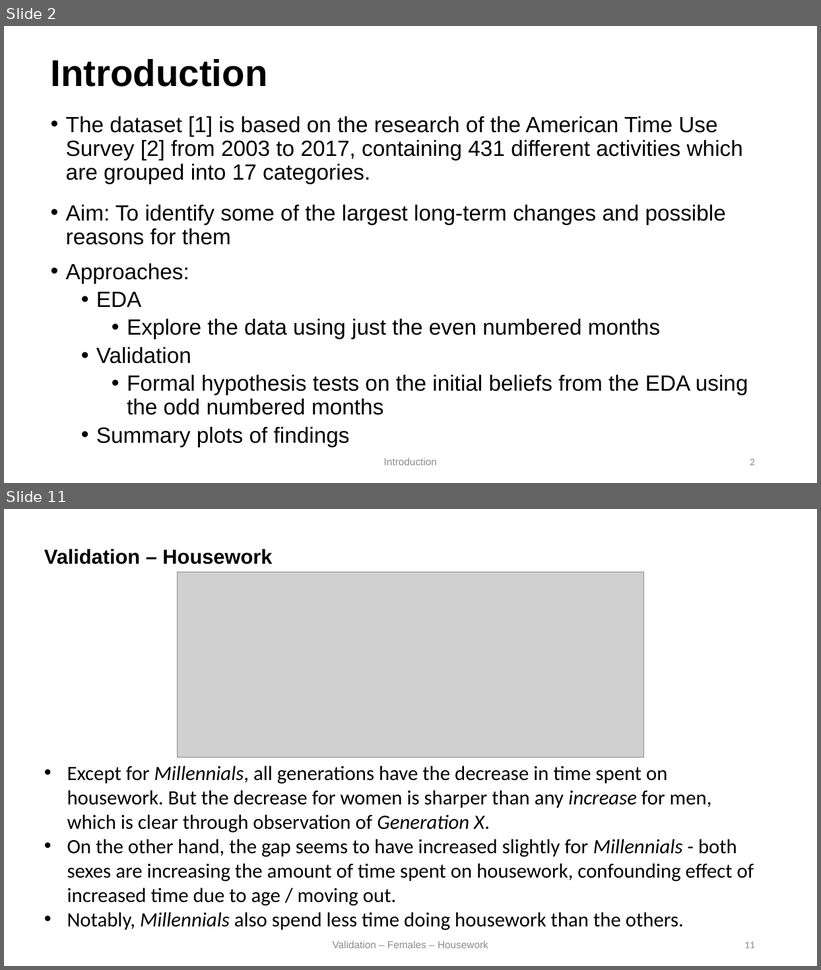
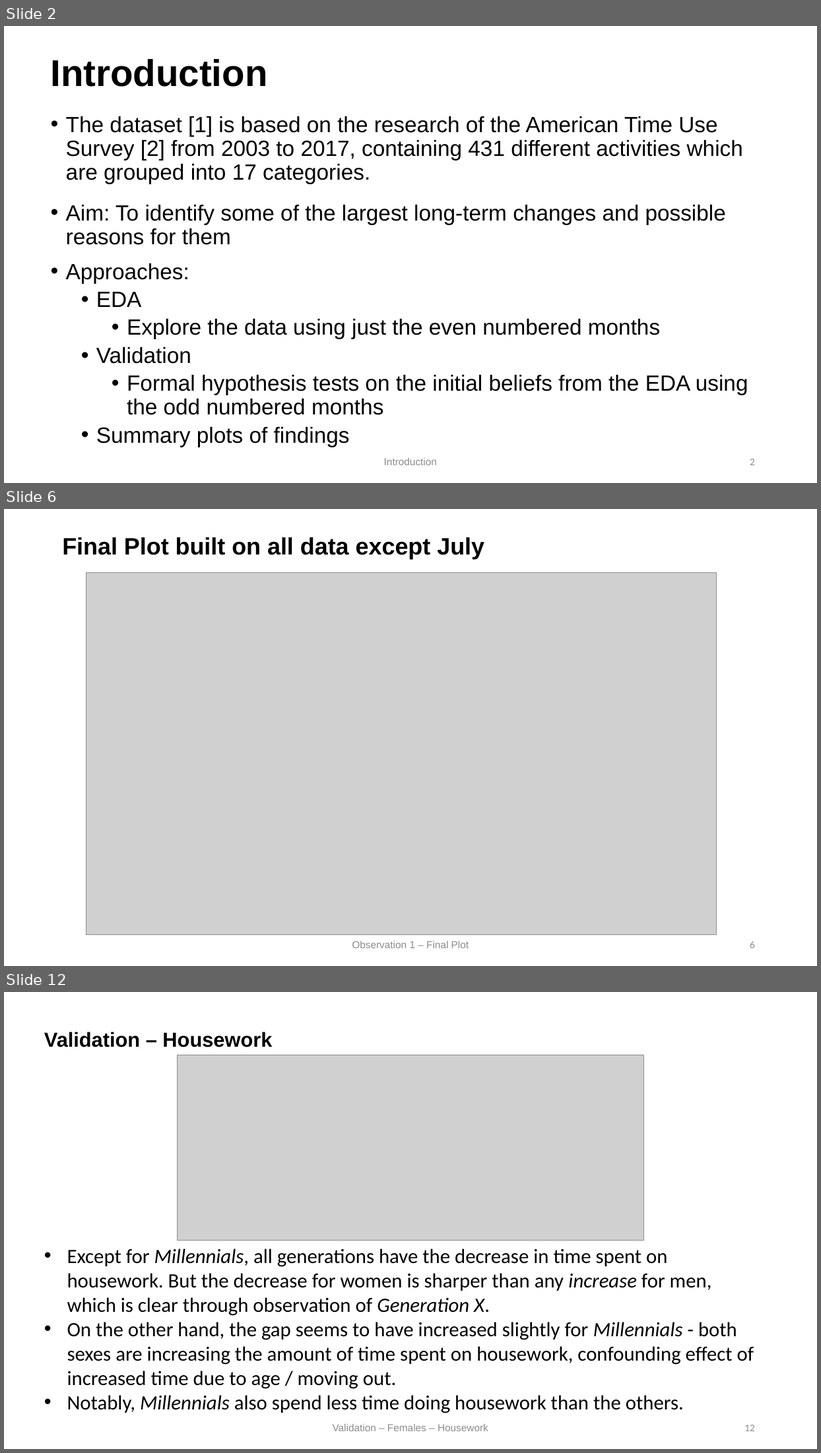
Before and after one commit to HarrisonWilde/AmericanTimeUseSurvey, a slide deck: Presentation/slides (1).pptx. Shown one above the other, each under a label of ours: slides 2 and 11 before the commit, slides 2, 6 and 12 after it; the slides between them are not shown. The pictures are 821x970 and 821x1453 pixels, drawn with LibreOffice and Linux fonts; fonts in the diff are those of the drawing; grey boxes stand for pictures. Boxes give left, top, right and bottom in pixels: in the first picture for what was removed or moved away, otherwise in the second. Text is boxed around its words. In the diff, an @@ line names an element or a change of style, - is before the commit and + after.

```diff
--- a/Presentation/slides (1).pptx
+++ b/Presentation/slides (1).pptx
@@ slide 6 added at [4,509,817,966], background #FFFFFF @@
@@ title added at [62,537,484,559], 28 pt, text #000000, bold @@
+Final Plot built on all data except July
@@ picture added at [86,573,717,935] @@
@@ text added at [352,941,469,949], 12 pt, text #8C8C8C @@
+Observation 1 – Final Plot
@@ page number added at [750,941,755,949], 12 pt, text #8C8C8C @@
+6
@@ what was slide 11 is now slide 12 @@
@@ page number at [745,1425,755,1432]: text changed @@
-11
+12
```
Also in this commit, not shown: 9 slides changed, 1 other slide added, 1 slide removed.
